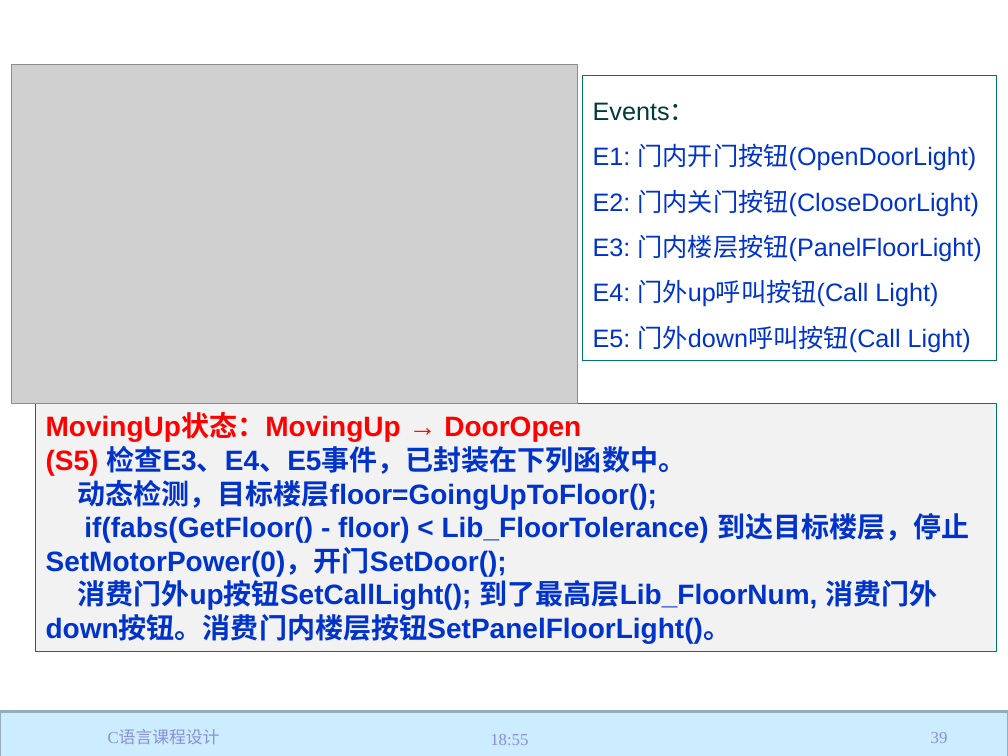
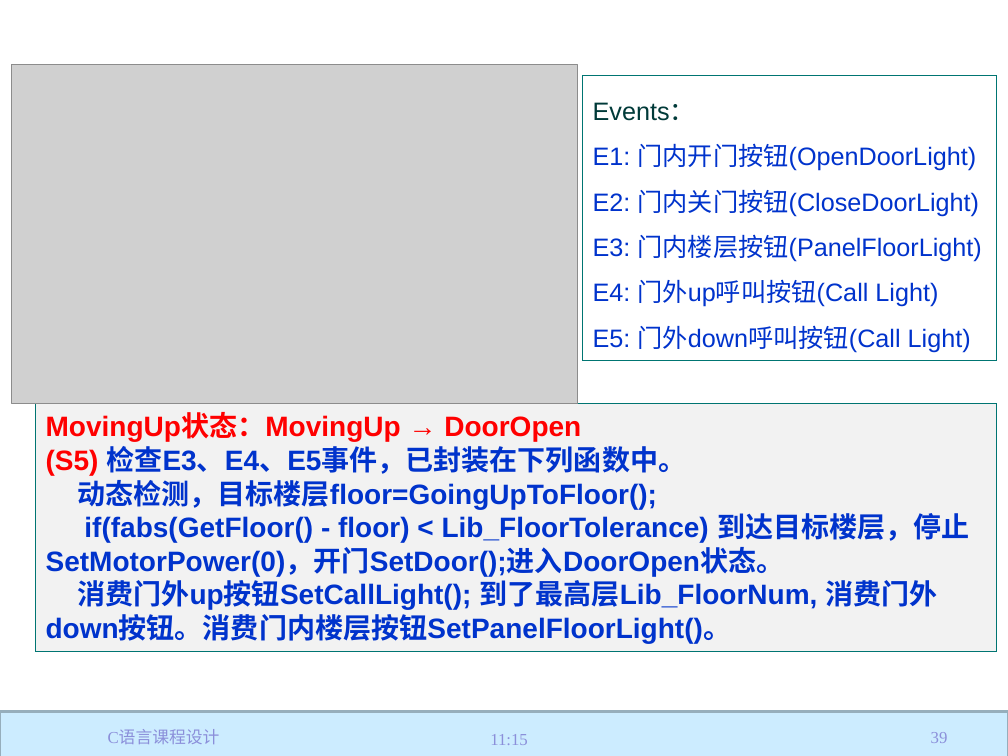
Before and after one commit to jtrfid/C-Repositories, a slide deck: slide 39 of 2017/C语言课程设计/C语言课程设计.pptx. Drawn at 1008x756 pixels with LibreOffice and Linux fonts; fonts in the diff are those of the drawing; grey boxes stand for pictures; background and template pictures are left out. Boxes give left, top, right and bottom in pixels: in the first picture for what was removed or moved away, otherwise in the second. Text is boxed around its words. In the diff, an @@ line names an element or a change of style, - is before the commit and + after.

```diff
--- a/2017/C语言课程设计/C语言课程设计.pptx
+++ b/2017/C语言课程设计/C语言课程设计.pptx
@@ text in rectangle at (46, 513, 970, 576): text changed @@
-if(fabs(GetFloor() - floor) < Lib_FloorTolerance) 到达目标楼层，停止SetMotorPower(0)，开门SetDoor();
+if(fabs(GetFloor() - floor) < Lib_FloorTolerance) 到达目标楼层，停止SetMotorPower(0)，开门SetDoor();进入DoorOpen状态。
@@ text at (490, 734, 528, 745): text changed @@
-18:55
+11:15
```
Also in this commit, not shown: 56 other slides changed, 3 other files.
